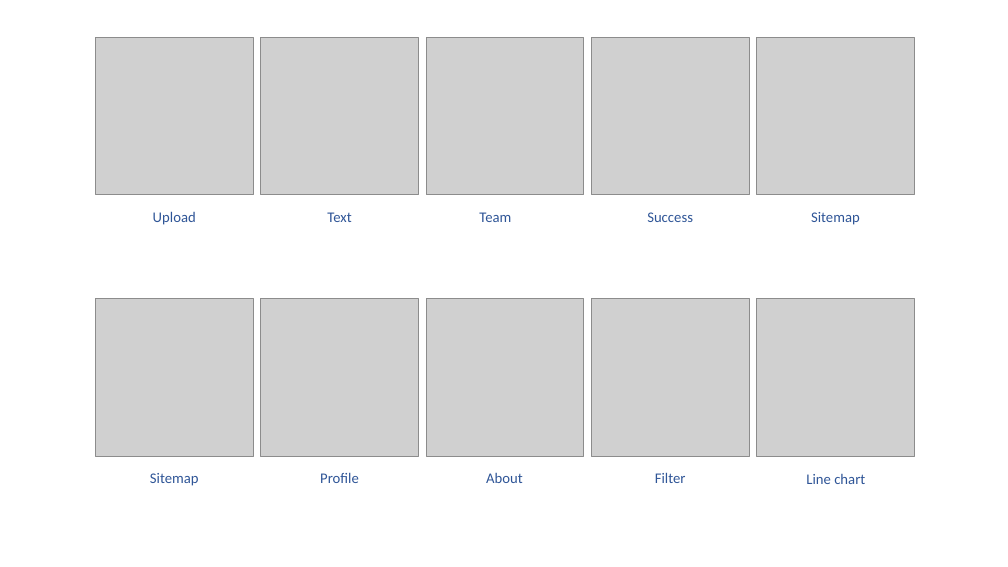
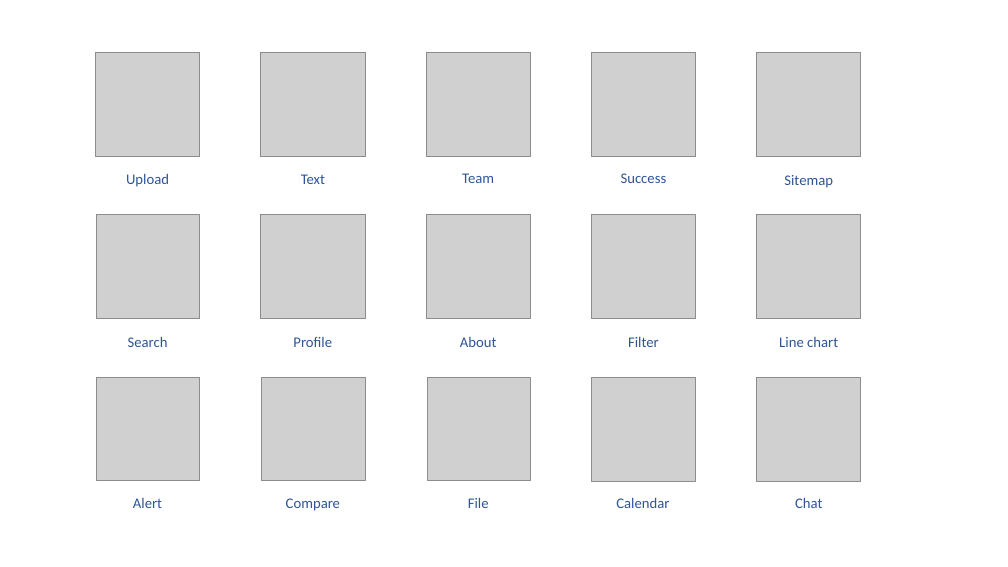
Before and after one commit to Finastra/fds-design, a slide deck: slide 3 of 01 - Plan & Ideate/03 - User Flow/user_flows.pptx (slide 1 before the commit). Drawn at 1008x567 pixels with LibreOffice and Linux fonts; fonts in the diff are those of the drawing; grey boxes stand for pictures. Boxes give left, top, right and bottom in pixels: in the first picture for what was removed or moved away, otherwise in the second. Text is boxed around its words. In the diff, an @@ line names an element or a change of style, - is before the commit and + after.

```diff
--- a/01 - Plan & Ideate/03 - User Flow/user_flows.pptx
+++ b/01 - Plan & Ideate/03 - User Flow/user_flows.pptx
@@ picture: place and size @@
-picture at [95, 37, 253, 194]
+picture at [95, 52, 200, 157]
@@ picture: place and size @@
-picture at [261, 37, 418, 194]
+picture at [261, 52, 365, 157]
@@ picture: place and size @@
-picture at [426, 37, 584, 194]
+picture at [426, 52, 531, 157]
@@ picture: place and size @@
-picture at [591, 37, 749, 194]
+picture at [591, 52, 696, 157]
@@ picture: place and size @@
-picture at [757, 37, 914, 194]
+picture at [757, 52, 861, 157]
@@ text "Upload": place and size @@
-text "Upload" at [153, 211, 196, 225]
+text "Upload" at [126, 173, 169, 187]
@@ text "Text": place and size @@
-text "Text" at [327, 212, 351, 222]
+text "Text" at [301, 174, 325, 184]
@@ text "Team": place and size @@
-text "Team" at [479, 212, 511, 222]
+text "Team" at [462, 173, 494, 183]
@@ text "Success": place and size @@
-text "Success" at [647, 212, 693, 222]
+text "Success" at [621, 173, 667, 183]
@@ text "Sitemap": place and size @@
-text "Sitemap" at [811, 212, 860, 225]
+text "Sitemap" at [784, 175, 833, 188]
@@ picture: place and size @@
-picture at [95, 299, 253, 456]
+picture at [97, 215, 200, 318]
@@ picture: place and size @@
-picture at [261, 299, 418, 456]
+picture at [261, 215, 365, 319]
@@ picture: place and size @@
-picture at [426, 299, 584, 456]
+picture at [426, 215, 531, 319]
@@ picture: place and size @@
-picture at [591, 299, 749, 456]
+picture at [591, 215, 696, 319]
@@ picture: place and size @@
-picture at [757, 299, 914, 456]
+picture at [757, 215, 861, 319]
@@ 3 texts: place and size @@
-3 texts at [320, 472, 686, 483]
+3 texts at [293, 336, 659, 347]
@@ text "Line chart": place and size @@
-text "Line chart" at [806, 474, 865, 484]
+text "Line chart" at [779, 337, 838, 347]
@@ text added at [128, 336, 168, 347], 14 pt, text #2F5597 @@
+Search
@@ picture added at [97, 377, 200, 481] @@
@@ picture added at [262, 377, 364, 480] @@
@@ picture added at [427, 377, 530, 480] @@
@@ picture added at [591, 377, 696, 482] @@
@@ picture added at [757, 377, 861, 482] @@
@@ text removed at [150, 473, 199, 486] @@
-Sitemap
@@ text added at [133, 498, 162, 508], 14 pt, text #2F5597 @@
+Alert
@@ text added at [286, 498, 340, 511], 14 pt, text #2F5597 @@
+Compare
@@ text added at [468, 497, 489, 508], 14 pt, text #2F5597 @@
+File
@@ text added at [616, 497, 669, 508], 14 pt, text #2F5597 @@
+Calendar
@@ text added at [795, 497, 822, 508], 14 pt, text #2F5597 @@
+Chat
```
Also in this commit, not shown: 1 other slide changed, 2 slides added, 1 slide removed, 26 other files.
